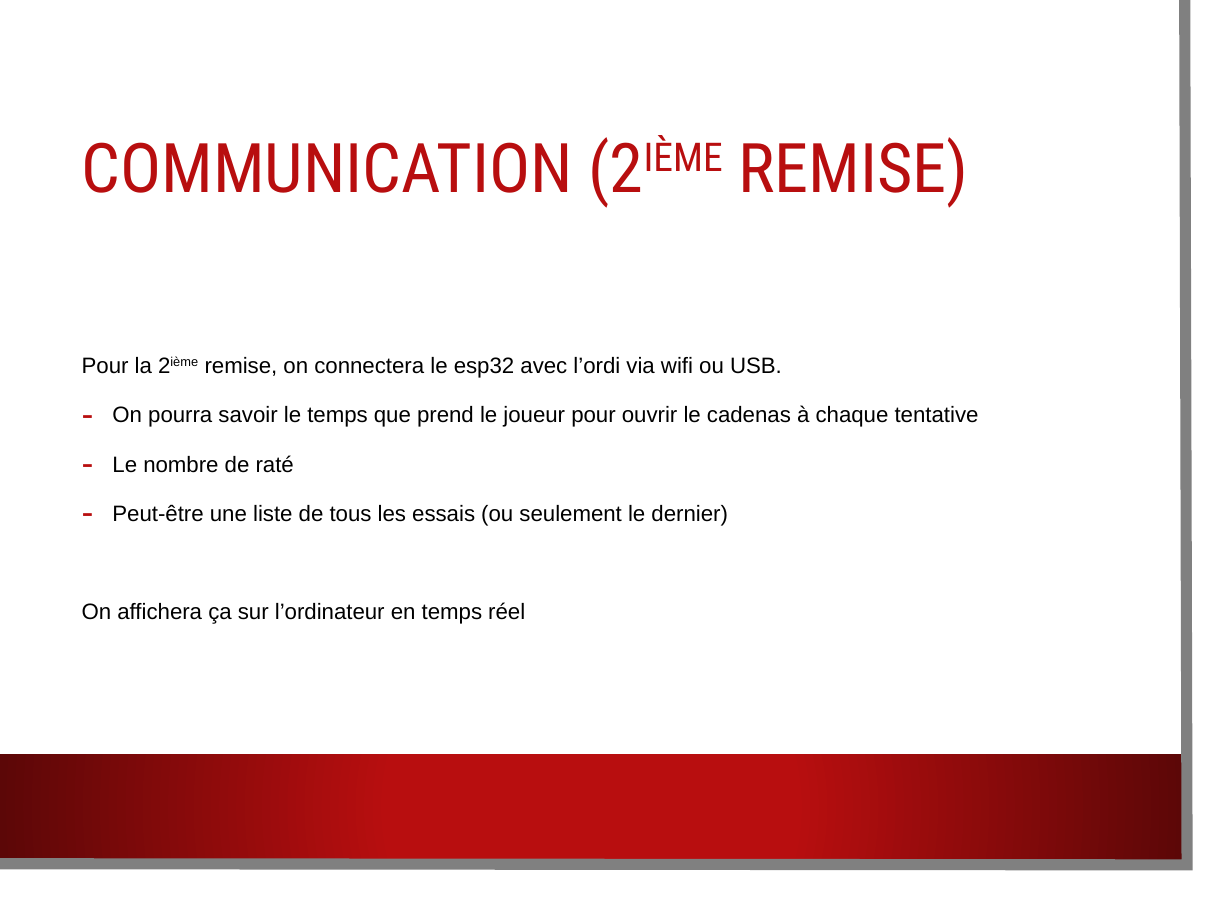
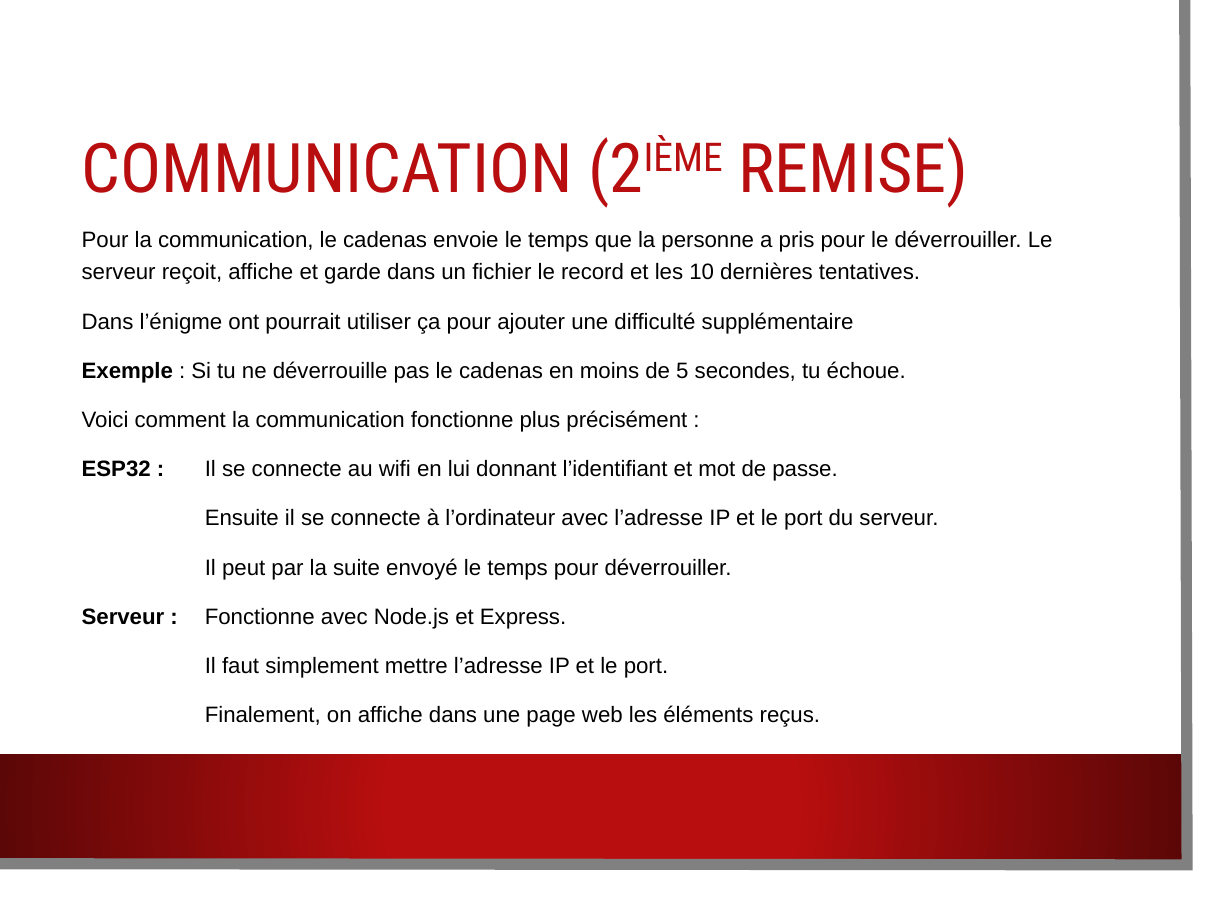
Before and after one commit to XDesroches/ESC_Objet, a slide deck: slide 10 of projet.pptx. Drawn at 1232x924 pixels with LibreOffice and Linux fonts; fonts in the diff are those of the drawing; background and template pictures are left out. Boxes give left, top, right and bottom in pixels: in the first picture for what was removed or moved away, otherwise in the second. Text is boxed around its words. In the diff, an @@ line names an element or a change of style, - is before the commit and + after.

Commit message:
Remise final objet

```diff
--- a/projet.pptx
+++ b/projet.pptx
@@ text at bbox=[82, 230, 1053, 727]: text changed @@
-Pour la 2ième remise, on connectera le esp32 avec l’ordi via wifi ou USB.
-– On pourra savoir le temps que prend le joueur pour ouvrir le cadenas à chaque tentative
-– Le nombre de raté
-– Peut-être une liste de tous les essais (ou seulement le dernier)
-On affichera ça sur l’ordinateur en temps réel
+Pour la communication, le cadenas envoie le temps que la personne a pris pour le déverrouiller. Le serveur reçoit, affiche et garde dans un fichier le record et les 10 dernières tentatives.
+Dans l’énigme ont pourrait utiliser ça pour ajouter une difficulté supplémentaire
+Exemple : Si tu ne déverrouille pas le cadenas en moins de 5 secondes, tu échoue.
+Voici comment la communication fonctionne plus précisément :
+ESP32 : Il se connecte au wifi en lui donnant l’identifiant et mot de passe.
+Ensuite il se connecte à l’ordinateur avec l’adresse IP et le port du serveur.
+Il peut par la suite envoyé le temps pour déverrouiller.
+Serveur : Fonctionne avec Node.js et Express.
+Il faut simplement mettre l’adresse IP et le port.
+Finalement, on affiche dans une page web les éléments reçus.
```
Also in this commit, not shown: 2 other slides changed, 1 slide added, 34 other files.
